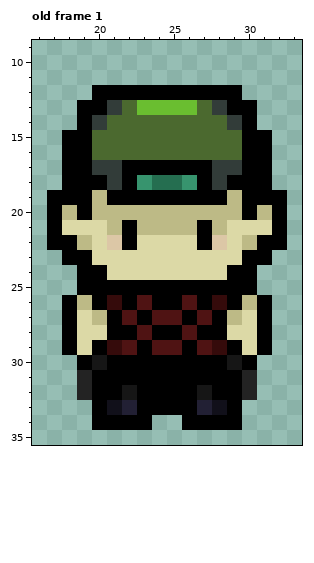
Two states of a pixel-art file, img/textures/char front.aseprite. Above: the version before the commit.
50x50 pixels, 1 frame. Shown: old frame 1: x 16..33, y 9..35. The commit also changed other frames, which this record leaves out.
After:
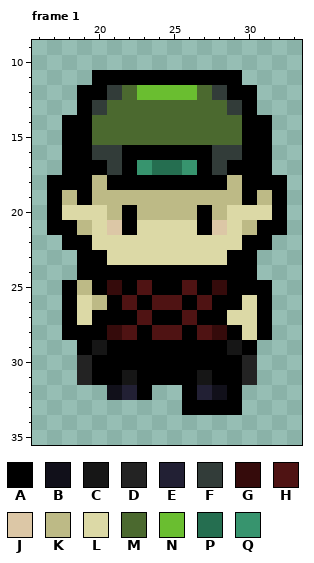
Palette (. is transparent): A #000000  B #11101a  C #161616  D #232323  E #222034  F #323c39  G #350b0b  H #4f1313  J #dcc7a6  K #bdba86  L #dcd9a6  M #4b692f  N #6abe30  P #256e50  Q #37946e
A new or re-ordered frame is compared with the old frame closest to it.
Change:
frames 1 -> 4
layer "Layer 2" added
layer "Layer 3" added
Frame 1 is new; against old frame 1:
The edit adds colour A in row 11 at x 20 to 29; in row 12 at x 19 and 30; in row 14 at x 18 and 31; in row 18 at x 17 and 32; in row 25 at x 18 and 31.
Colour B gives way to colour A in row 33 at x 28.
Colour C gives way to colour A in row 30 at x 20 and 29.
Colour E gives way to colour A in row 33 at x 27.
Colour F gives way to colour A in row 17 at x 20 and 29; in row 18 at x 21 and 28.
Colour G gives way to colour A in row 26 at x 21 and 28; in row 29 at x 21 and 28.
Colour H gives way to colour A in row 26 at x 23 and 26; in row 27 at x 22, 24 to 25 and 27; in row 28 at x 23 and 26; in row 29 at x 22, 24 to 25 and 27.
Colour K gives way to colour A in row 20 at x 22 and 27; in row 22 at x 19 and 30; in row 27 at x 20.
Colour L gives way to colour A in row 21 at x 18 and 31; in row 23 at x 20 and 29; in row 24 at x 21 to 28; in row 28 at x 19 to 20 and 29; in row 29 at x 19 and 30.
Colour M gives way to colour A in row 16 at x 22 to 27.
Colour P gives way to colour A in row 18 at x 24 to 25.
Colour Q gives way to colour A in row 18 at x 23 and 26.
Colour A gives way to colour B in row 32 at x 21 and 28.
Colour A gives way to colour C in row 29 at x 20 and 29; in row 31 at x 22 and 27.
Colour A gives way to colour D in row 30 at x 19 and 30.
Colour C gives way to colour E in row 32 at x 22 and 27.
Colour A gives way to colour F in row 12 at x 21 and 28; in row 13 at x 20 and 29.
Colour M gives way to colour F in row 16 at x 20 to 21 and 28 to 29.
Colour A gives way to colour G in row 25 at x 21 and 28; in row 28 at x 21 and 28.
Colour A gives way to colour H in row 25 at x 23 and 26; in row 26 at x 22, 24 to 25 and 27; in row 27 at x 23 and 26; in row 28 at x 22, 24 to 25 and 27.
Colour K gives way to colour J in row 21 at x 21 and 28.
Colour A gives way to colour K in row 18 at x 20 and 29; in row 19 at x 18, 21 to 28 and 31; in row 25 at x 19; in row 26 at x 20.
Colour L gives way to colour K in row 21 at x 19 and 30.
Colour A gives way to colour L in row 20 at x 19 and 30; in row 22 at x 22 and 27.
Colour J gives way to colour L in row 22 at x 21 and 28.
Colour K gives way to colour L in row 20 at x 18, 20, 29 and 31; in row 21 at x 23 to 26; in row 26 at x 19 and 30; in row 27 at x 29.
Colour A gives way to colour M in row 12 at x 22 and 27.
Colour F gives way to colour M in row 13 at x 21 and 28; in row 14 at x 20 and 29.
Colour N gives way to colour M in row 13 at x 23 to 26.
Colour A gives way to colour N in row 12 at x 23 to 26.
Colour A gives way to colour P in row 17 at x 24 to 25.
Colour A gives way to colour Q in row 17 at x 23 and 26.
The edit erases colour A in row 22 at x 17 and 32; in row 23 at x 18 and 31; in row 29 at x 18 and 31; in row 32 at x 20 and 24 to 25; in row 33 at x 20 and 23 to 25; in row 34 at x 20 to 23 and 26 to 29.
The edit erases colour B in row 33 at x 21.
The edit erases colour D in row 32 at x 19 and 30.
The edit erases colour E in row 33 at x 22.
